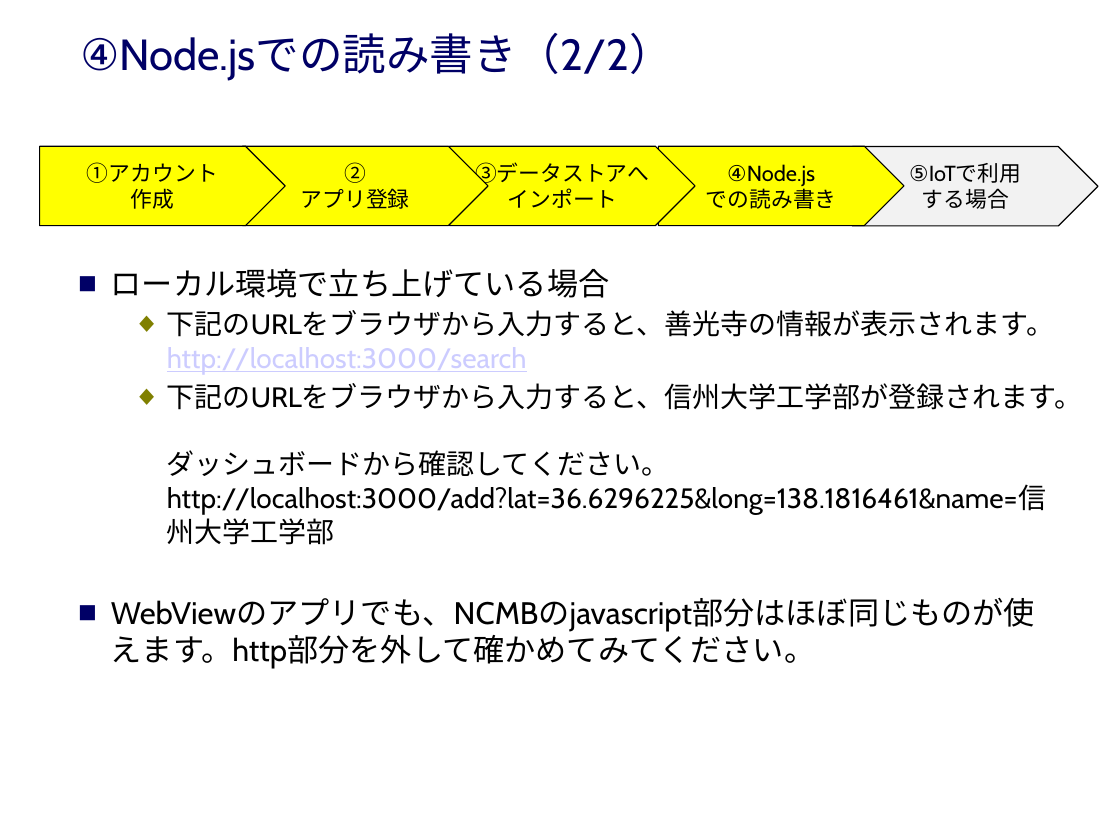
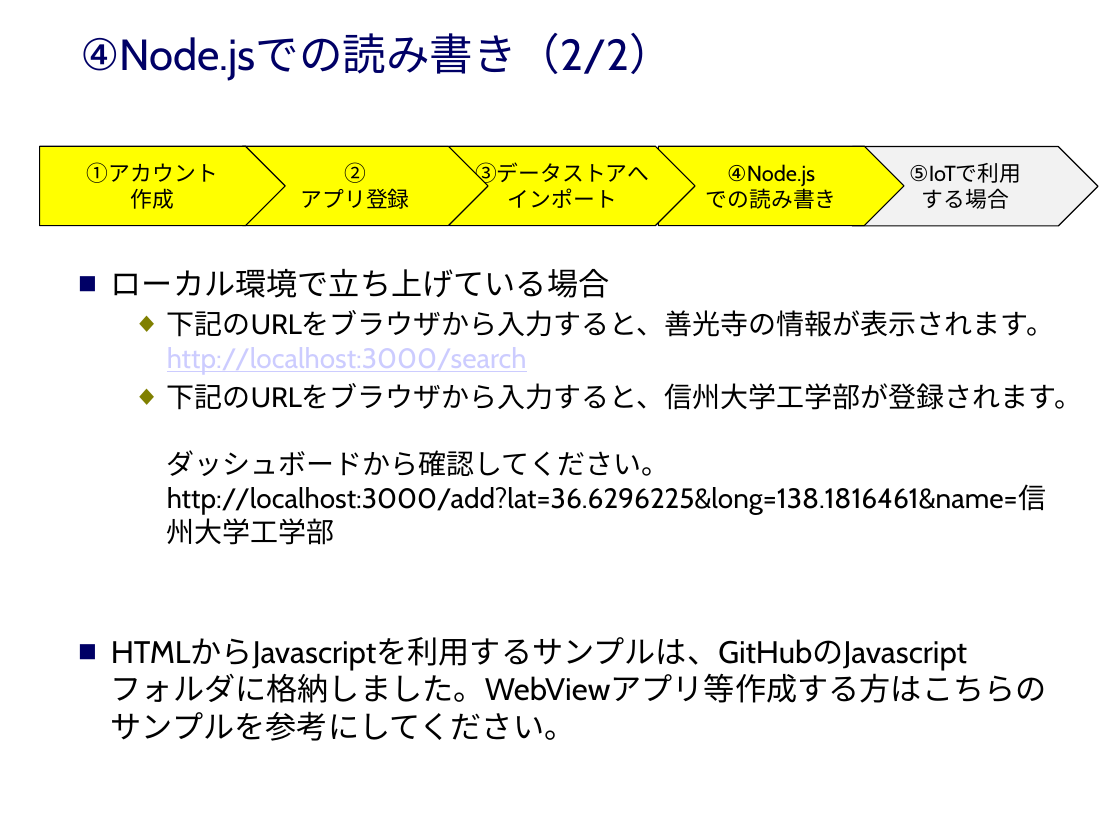
Before and after one commit to hiroyuki-ichikawa/NCMB_shinsyu, a slide deck: slide 13 of NCMB_ハンズオン.pptx (slide 9 before the commit). Drawn at 1120x840 pixels with LibreOffice and Linux fonts; fonts in the diff are those of the drawing; background and template pictures are left out. Boxes give left, top, right and bottom in pixels: in the first picture for what was removed or moved away, otherwise in the second. Text is boxed around its words. In the diff, an @@ line names an element or a change of style, - is before the commit and + after.

```diff
--- a/NCMB_ハンズオン.pptx
+++ b/NCMB_ハンズオン.pptx
@@ text at bbox=[111, 637, 1047, 741]: text changed @@
-■ WebViewのアプリでも、NCMBのjavascript部分はほぼ同じものが使えます。http部分を外して確かめてみてください。
+■ HTMLからJavascriptを利用するサンプルは、GitHubのJavascript
+  フォルダに格納しました。WebViewアプリ等作成する方はこちらの
+  サンプルを参考にしてください。
```
Also in this commit, not shown: 6 other slides changed, 5 slides added.
